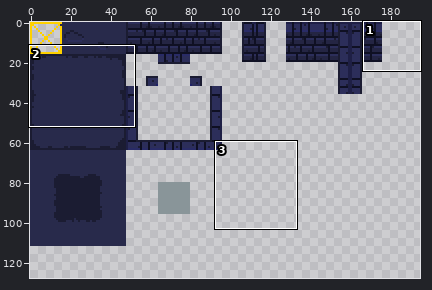
Two states of a sprite sheet, assets/gfx/tileset.png. Above, an overview of the earlier version with the close-up marked.
Close-up. First the earlier version:
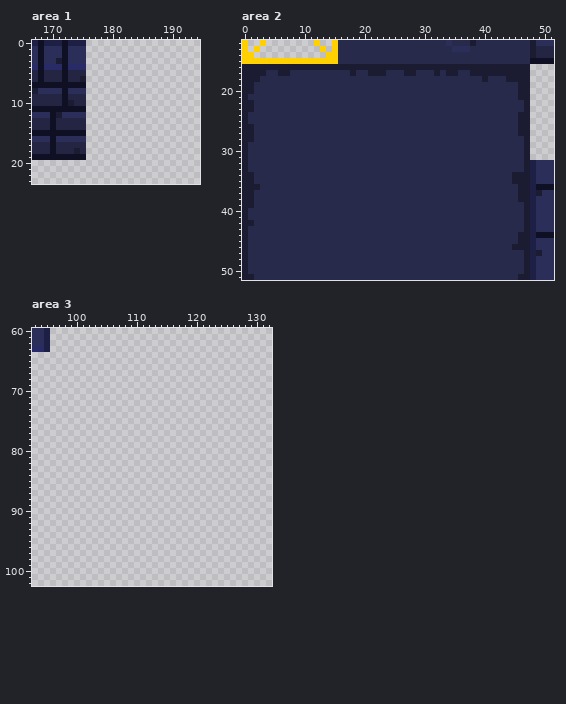
The file is 256x128 pixels. Colours within 5 levels of each other are drawn and written as one. Shown: area 1: x 167..194, y 0..23; area 2: x 0..51, y 12..51; area 3: x 93..132, y 60..102. The wide view leaves out empty margins. The commit also changed other parts of the picture, which this record leaves out.
Once edited:
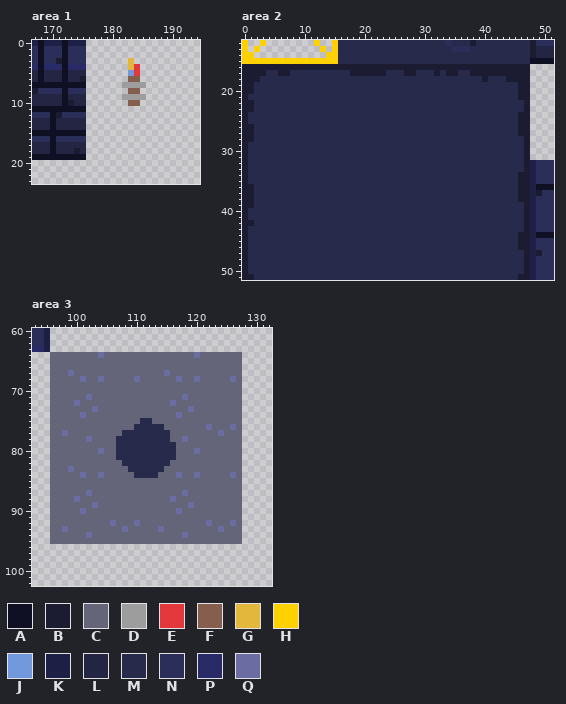
Palette (. is transparent): A #0f1023  B #1b1c32  C #646579  D #9d9d9d  E #e3383c  F #865e4d  G #e3b73c  H #ffd100  J #7199db  K #1e1f45  L #242543  M #282a4b  N #2c2e5a  P #292b66  Q #6a6ca2
Change:
Area 1:
y 3: x 183 . -> G
y 4: x 183..184 .. -> GE
y 5: x 183..184 .. -> JE
y 6: x 183..184 .. -> FF
y 7: x 182..185 .... -> DDDD
y 8: x 183..184 .. -> FF
y 9: x 182..185 .... -> DDDD
y 10: x 183..184 .. -> FF
Area 2:
y 17: x 19..20 MM -> BB
y 34..35: x 1 B -> M; x 45 B -> M
y 36: x 2 B -> M
y 46: x 45 B -> M
Area 3:
y 64: x 96..127 ................................ -> CCCCCCCCQCCCCCCCCCCCCCCCQCCCCCCC
y 65..66: x 96..127 ................................ -> CCCCCCCCCCCCCCCCCCCCCCCCCCCCCCCC
y 67: x 96..127 ................................ -> CCCQCCCCCCCCCCCCCCCQCCCCCCCCCCCC
y 68: x 96..127 ................................ -> CCCCCQCCQCCCCCQCCCCCCQCCQCCCCCQC
y 69..70: x 96..127 ................................ -> CCCCCCCCCCCCCCCCCCCCCCCCCCCCCCCC
y 71: x 96..127 ................................ -> CCCCCCQCCCCCCCCCCCCCCCQCCCCCCCCC
y 72: x 96..127 ................................ -> CCCCQCCCCCCCCCCCCCCCQCCCCCCCCCCC
y 73: x 96..127 ................................ -> CCCCCCCQCCCCCCCCCCCCCCCQCCCCCCCC
y 74: x 96..127 ................................ -> CCCCCQCCCCCCCCCCCCCCCQCCCCCCCCCC
y 75: x 96..127 ................................ -> CCCCCCCCCCCCCCCMMCCCCCCCCCCCCCCC
y 76: x 96..127 ................................ -> CCCCCCCCCCCCCCMMMMMCCCCCCCQCCCQC
y 77: x 96..127 ................................ -> CCQCCCCCCCCCMMMMMMMMCCCCCCCCQCCC
y 78: x 96..127 ................................ -> CCCCCCQCCCCMMMMMMMMMCCQCCCCCCCCC
y 79: x 96..127 ................................ -> CCCCCCCCCCCMMMMMMMMMMCCCCCCCCCCC
y 80: x 96..127 ................................ -> CCCCCCCCQCCMMMMMMMMMMCCCQCCCCCCC
y 81: x 96..127 ................................ -> CCCCCCCCCCCMMMMMMMMMMCCCCCCCCCCC
y 82: x 96..127 ................................ -> CCCCCCCCCCCCMMMMMMMMCCCCCCCCCCCC
y 83: x 96..127 ................................ -> CCCQCCCCCCCCCMMMMMMCCCCCCCCCCCCC
y 84: x 96..127 ................................ -> CCCCCQCCQCCCCCMMMMCCCQCCQCCCCCQC
y 85..86: x 96..127 ................................ -> CCCCCCCCCCCCCCCCCCCCCCCCCCCCCCCC
y 87: x 96..127 ................................ -> CCCCCCQCCCCCCCCCCCCCCCQCCCCCCCCC
y 88: x 96..127 ................................ -> CCCCQCCCCCCCCCCCCCCCQCCCCCCCCCCC
y 89: x 96..127 ................................ -> CCCCCCCQCCCCCCCCCCCCCCCQCCCCCCCC
y 90: x 96..127 ................................ -> CCCCCQCCCCCCCCCCCCCCCQCCCCCCCCCC
y 91: x 96..127 ................................ -> CCCCCCCCCCCCCCCCCCCCCCCCCCCCCCCC
y 92: x 96..127 ................................ -> CCCCCCCCCCQCCCQCCCCCCCCCCCQCCCQC
y 93: x 96..127 ................................ -> CCQCCCCCCCCCQCCCCCQCCCCCCCCCQCCC
y 94: x 96..127 ................................ -> CCCCCCQCCCCCCCCCCCCCCCQCCCCCCCCC
y 95: x 96..127 ................................ -> CCCCCCCCCCCCCCCCCCCCCCCCCCCCCCCC
